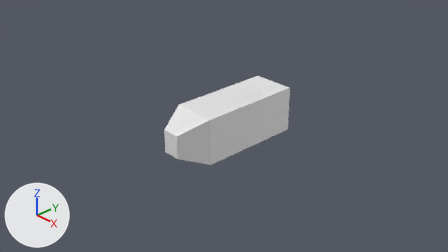
One commit to the Blender file models/ship/scene.blend: the scene before it, then after it.
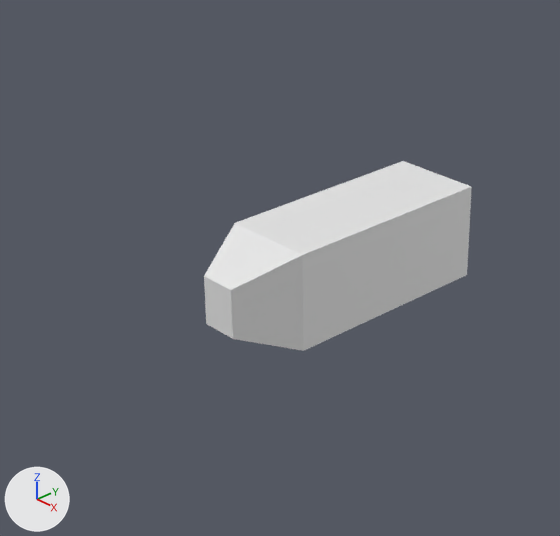
There are two pictures of each version: one from the file's camera 'Camera', one close up on the part from 15% to 74% of the width and 0% to 100% of the height. Arrows for +X, +Y and +Z are at lower left; the lights stay in place. The older version's two pictures come first.

The older version as bpy lines, for what is in view:
```python
me_cube = bpy.data.meshes.new('Cube')
me_cube.from_pydata(...)  # 12 vertices, 10 faces; spans x -0.42..0.42, y -1.22..1.31, z -0.43..0.43
me_cube.materials.append(mat_material)  # white #e7e7e7
ob_cube = bpy.data.objects.new('Cube', me_cube)
ob_cube.location = (0.0, 0.0, 0.0)
```
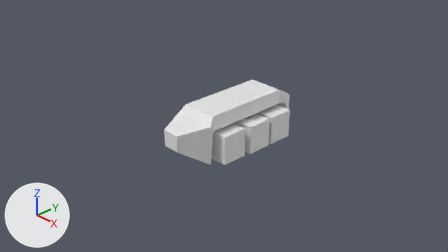
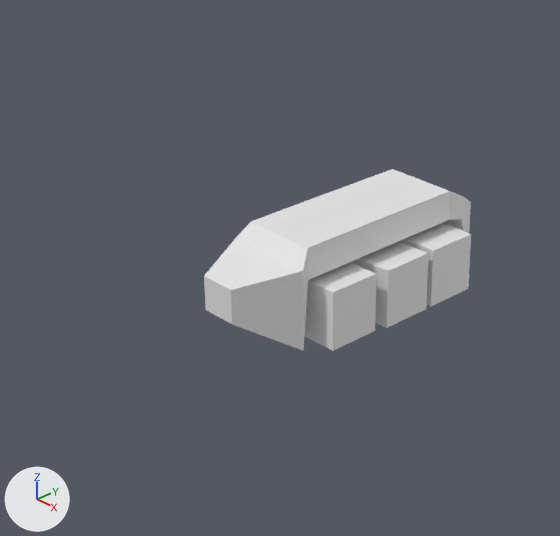
Pixel boxes [x1, y1, x2, y2] of what changed, in the close-ups (560 x 536 px):
'Cube', reshaped: before [204, 161, 472, 351]; after [204, 169, 471, 351]
part 1 of me_cube, added: after [399, 223, 471, 306]
part 2 of me_cube, reshaped: before [204, 161, 472, 351]; after [204, 169, 471, 351]

Edits to the bpy script that builds the scene:
```text
Change me_cube:
    used by ob_cube; location = (0.0, 0.0, 0.0)
    remove me_cube.from_pydata(...)  # 12 vertices, 10 faces; spans x -0.42..0.42, y -1.22..1.31, z -0.43..0.43
    add me_cube.from_pydata(...)  # 60 vertices, 52 faces; spans x -0.64..0.6, y -1.22..1.31, z -0.45..0.43
    me_cube part 1: a new loose piece, a box spanning x -0.64..0.6, y 0.63..1.12, z -0.44..0.1, in mat_material (white #e7e7e7)
    me_cube part 2
    4 vertices are removed from x -0.42..0.42, y -0.69..1.31, z 0.43
    9 faces are deleted
    2 vertices move from x -0.17..0.17, y -1.22, z -0.22 to x -0.17..0.17, y -1.22, z -0.09
    38 vertices are added at x -0.62..0.59, y -1.22..1.31, z -0.45..0.43
    6 new vertices lie (0.0, 0.48, 0.0) away from vertices in x -0.6..0.59, y -0.53..0.1, z -0.45..0.09
    45 new faces join them
```
